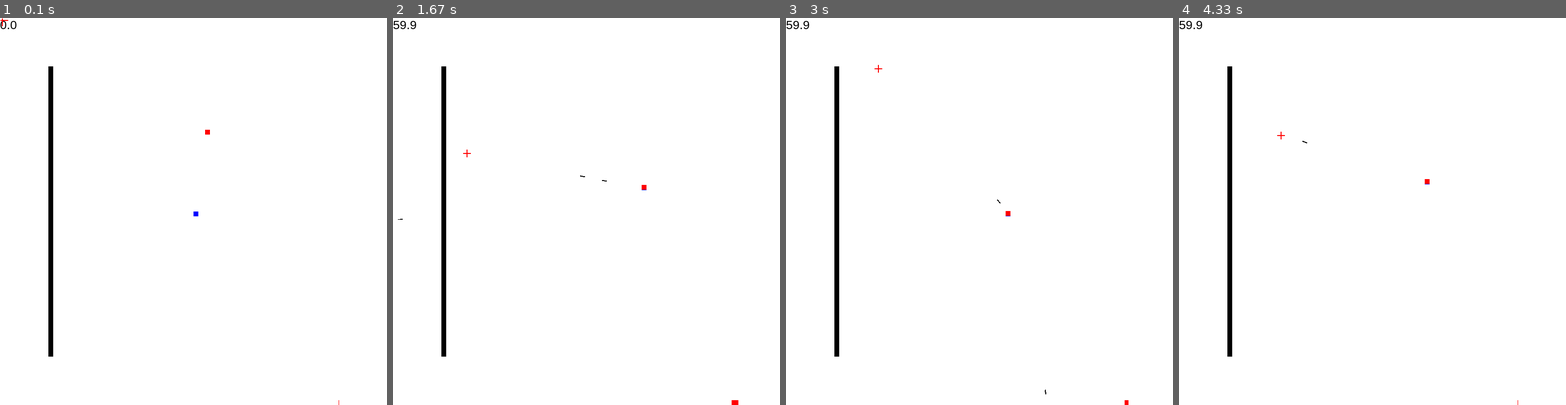
Above: before the commit, frames 1-4 (left to right).
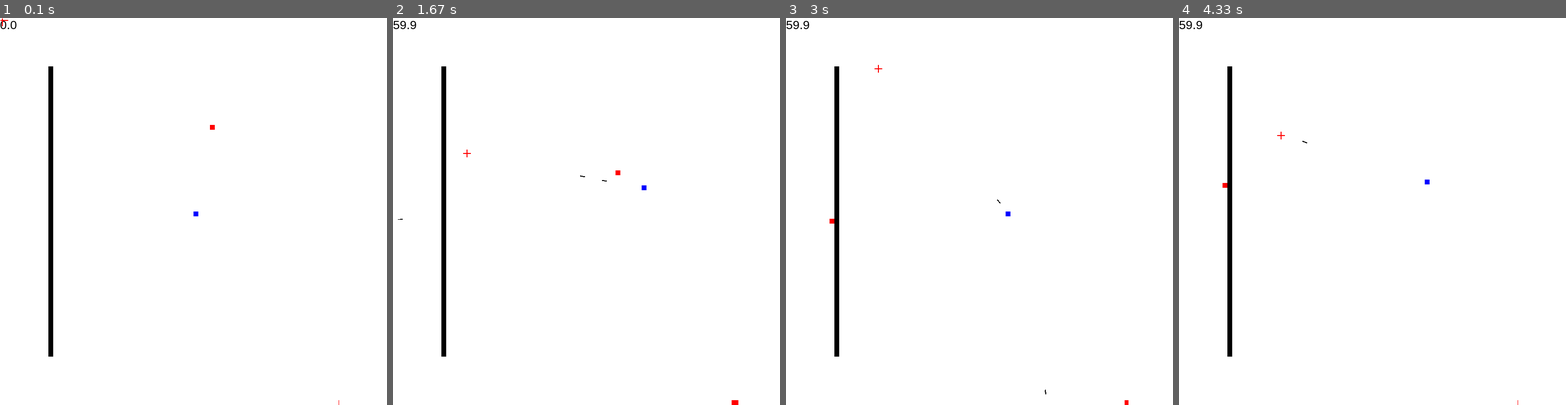
Above: after the commit, the same moments.

Repository: zwang20/Chaos
Game: pygame game, started from chaos.py
Two runs of this game, one before a commit and one after it. Both use one fixed random seed, a clock stepped at 60 frames per second and the inputs below.
Inputs (mouse positions are in pixels of both pictures, inside the frame that each line leads up to):
- Up to frame 1 (0.1 s): no input
- Up to frame 2 (1.67 s): tap Space at 0.33, 0.73, 1.03, 1.23, 1.57 s; hold Right 0.67-1.13 s; move the mouse to (710, 199) at 0.7 s; hold Up 1.17-1.47 s; move the mouse to (493, 215) at 1.2 s; hold Right from 1.5 s (still down); move the mouse to (466, 153) at 1.53 s
- Up to frame 3 (3 s): tap Space at 1.87, 2.07, 2.37, 2.63, 2.97 s; release Right at 1.97 s; hold Left 2-2.53 s; move the mouse to (1037, 76) at 2.03 s; hold Down 2.57-2.87 s; move the mouse to (1025, 246) at 2.6 s; hold Left from 2.9 s (still down); move the mouse to (878, 68) at 2.93 s
- Up to frame 4 (4.33 s): tap Space at 3.27, 3.4, 3.8, 4.1 s; release Left at 3.3 s; hold Up 3.33-3.7 s; move the mouse to (1380, 79) at 3.37 s; hold Right from 3.73 s (still down); move the mouse to (1279, 134) at 3.77 s

The runs differ from the first frame. In frame 1, less than 0.1% of the frame differs, in the area x 53-56%, y 27-31%; in frame 2, less than 0.1%; in frame 3, less than 0.1%; in frame 4, less than 0.1%.

Commit message:
Slower enemies

Diff:
--- a/chaos.py
+++ b/chaos.py
@@ -123,13 +123,13 @@
 
     def ai(self):
         if self.rect.x > Player.family.sprite.rect.x:
-            self.move(-3, 0)
+            self.move(-1, 0)
         else:
-            self.move(3, 0)
+            self.move(1, 0)
         if self.rect.y > Player.family.sprite.rect.y:
-            self.move(0, -3)
+            self.move(0, -1)
         else:
-            self.move(0, 3)
+            self.move(0, 1)
 
     def update(self):
         self.ai()
